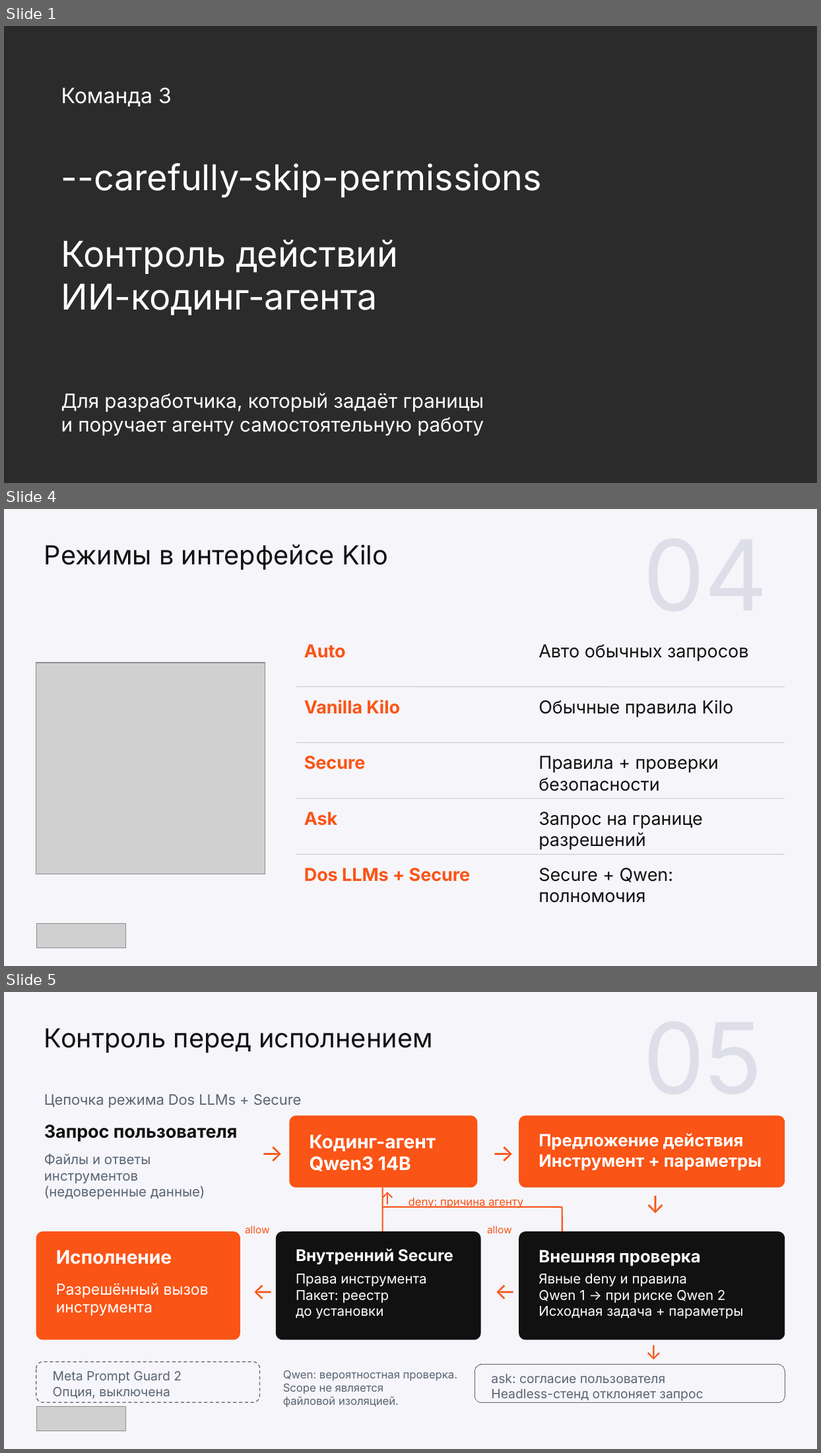
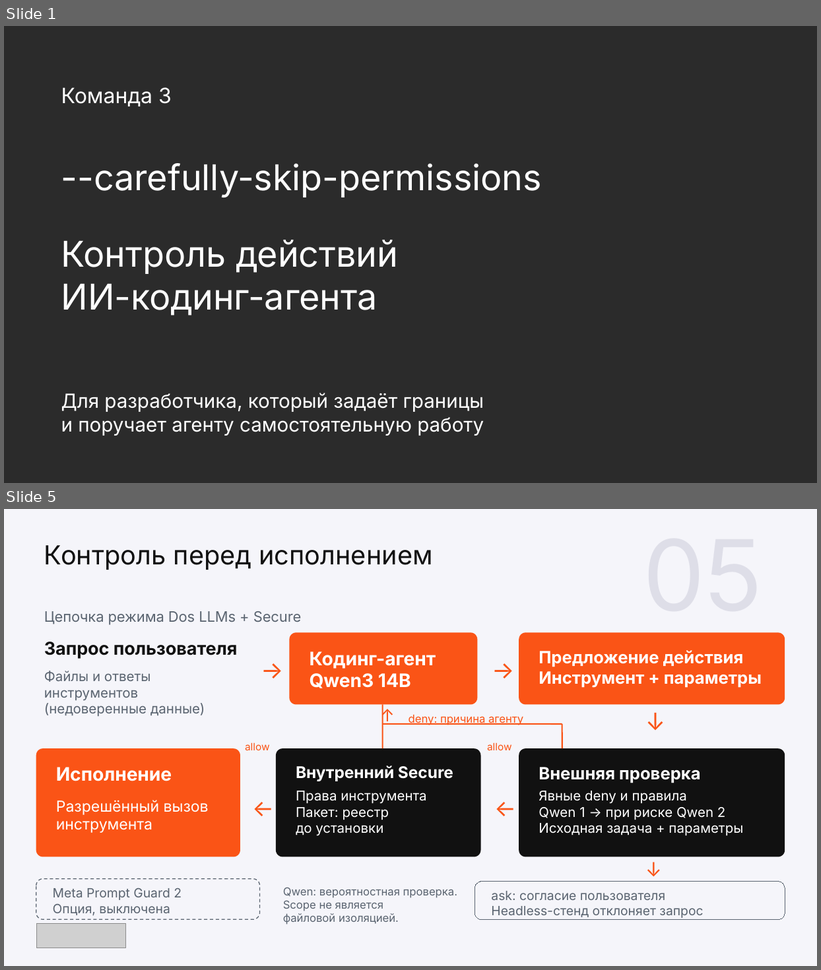
Before and after one commit to wowONE-1/kilocode-safe, a slide deck: hackathon/output/final/team3_project.pptx. Shown one above the other, each under a label of ours: slides 1, 4 and 5 before the commit, slides 1 and 5 after it; the slides between them are not shown. The pictures are 821x1453 and 821x970 pixels, drawn with LibreOffice and Linux fonts; fonts in the diff are those of the drawing; grey boxes stand for pictures; background and template pictures are left out; a plain dark background stands for a picture behind light text. Boxes give left, top, right and bottom in pixels: in the first picture for what was removed or moved away, otherwise in the second. Text is boxed around its words. In the diff, an @@ line names an element or a change of style, - is before the commit and + after.

```diff
--- a/hackathon/output/final/team3_project.pptx
+++ b/hackathon/output/final/team3_project.pptx
@@ slide 4 removed at <box>4,509,817,966</box>, background #F5F5FA @@
@@ text removed at <box>44,544,388,570</box> @@
-Режимы в интерфейсе Kilo
@@ text removed at <box>304,644,346,658</box> @@
-Auto
@@ text removed at <box>539,644,748,661</box> @@
-Авто обычных запросов
@@ picture removed at <box>36,663,265,874</box> @@
@@ line removed from (296, 687) to (785, 687) @@
@@ text removed at <box>304,700,400,714</box> @@
-Vanilla Kilo
@@ text removed at <box>539,700,734,718</box> @@
-Обычные правила Kilo
@@ line removed from (296, 743) to (785, 743) @@
@@ text removed at <box>304,756,366,770</box> @@
-Secure
@@ text removed at <box>539,756,719,791</box> @@
-Правила + проверки безопасности
@@ line removed from (296, 799) to (785, 799) @@
@@ text removed at <box>304,812,337,826</box> @@
-Ask
@@ text removed at <box>539,812,703,850</box> @@
-Запрос на границе
-разрешений
@@ line removed from (296, 855) to (785, 855) @@
@@ text removed at <box>304,868,471,882</box> @@
-Dos LLMs + Secure
@@ text removed at <box>539,868,673,903</box> @@
-Secure + Qwen: полномочия
@@ picture removed at <box>36,923,126,948</box> @@
```
Also in this commit, not shown: 8 slides changed, 7 slides added, 4 other slides removed, 12 other files.
